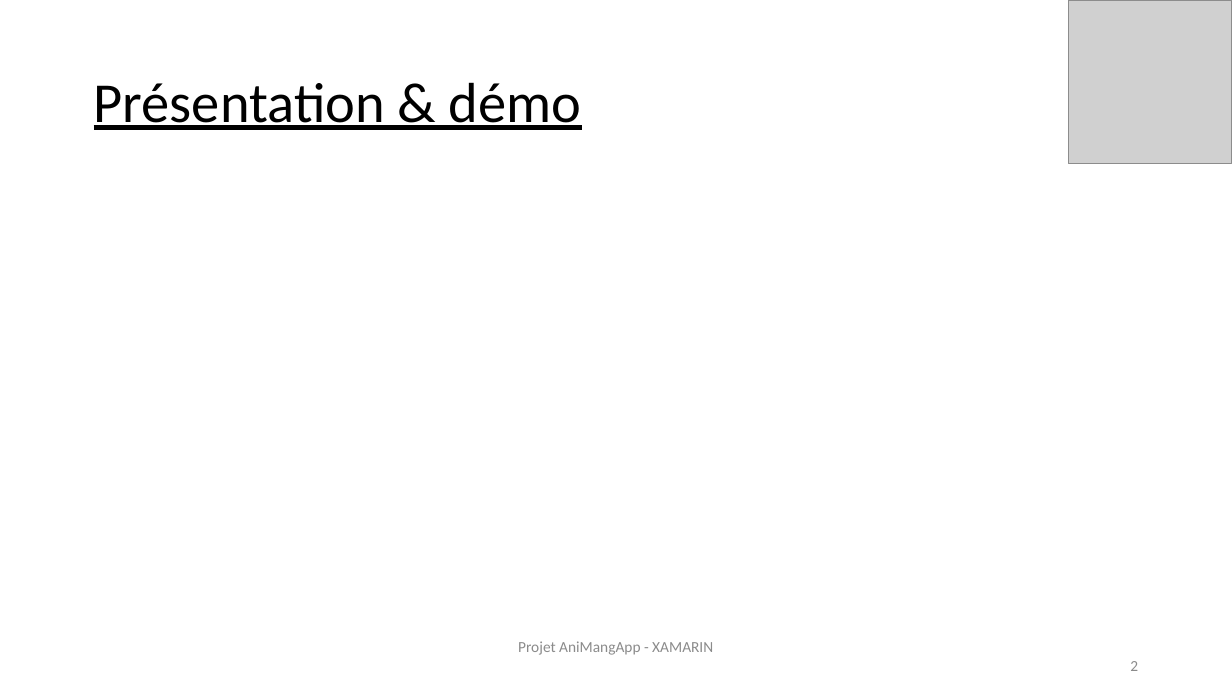
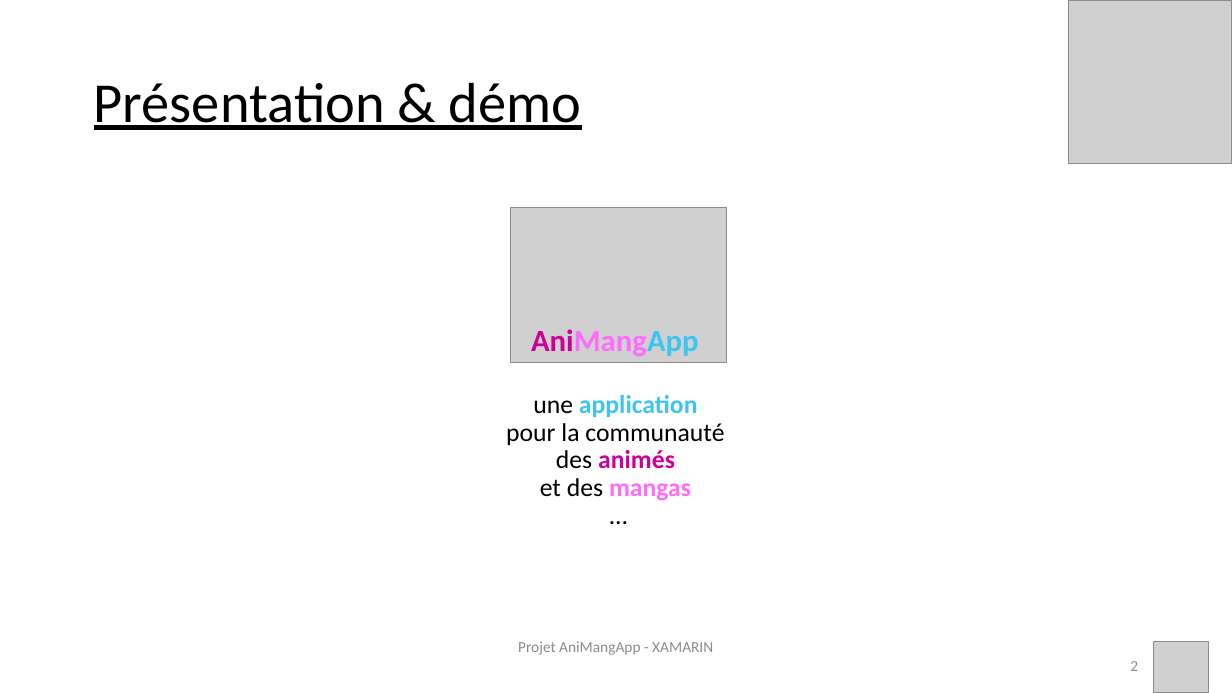
Before and after one commit to MyleneG06/projXamarin, a slide deck: slide 2 of Prez-Xamarin_AniMangApp.pptx. Drawn at 1232x693 pixels with LibreOffice and Linux fonts; fonts in the diff are those of the drawing; grey boxes stand for pictures. Boxes give left, top, right and bottom in pixels: in the first picture for what was removed or moved away, otherwise in the second. Text is boxed around its words. In the diff, an @@ line names an element or a change of style, - is before the commit and + after.

```diff
--- a/Prez-Xamarin_AniMangApp.pptx
+++ b/Prez-Xamarin_AniMangApp.pptx
@@ picture added at [510,207,726,362] @@
@@ text added at [506,329,724,501], 20 pt, text #000000, bold @@
+AniMangApp
+une application
+pour la communauté
+des animés
+et des mangas
+…
@@ picture added at [1153,641,1208,693] @@
```
Also in this commit, not shown: 11 other slides changed, 1 slide removed.
